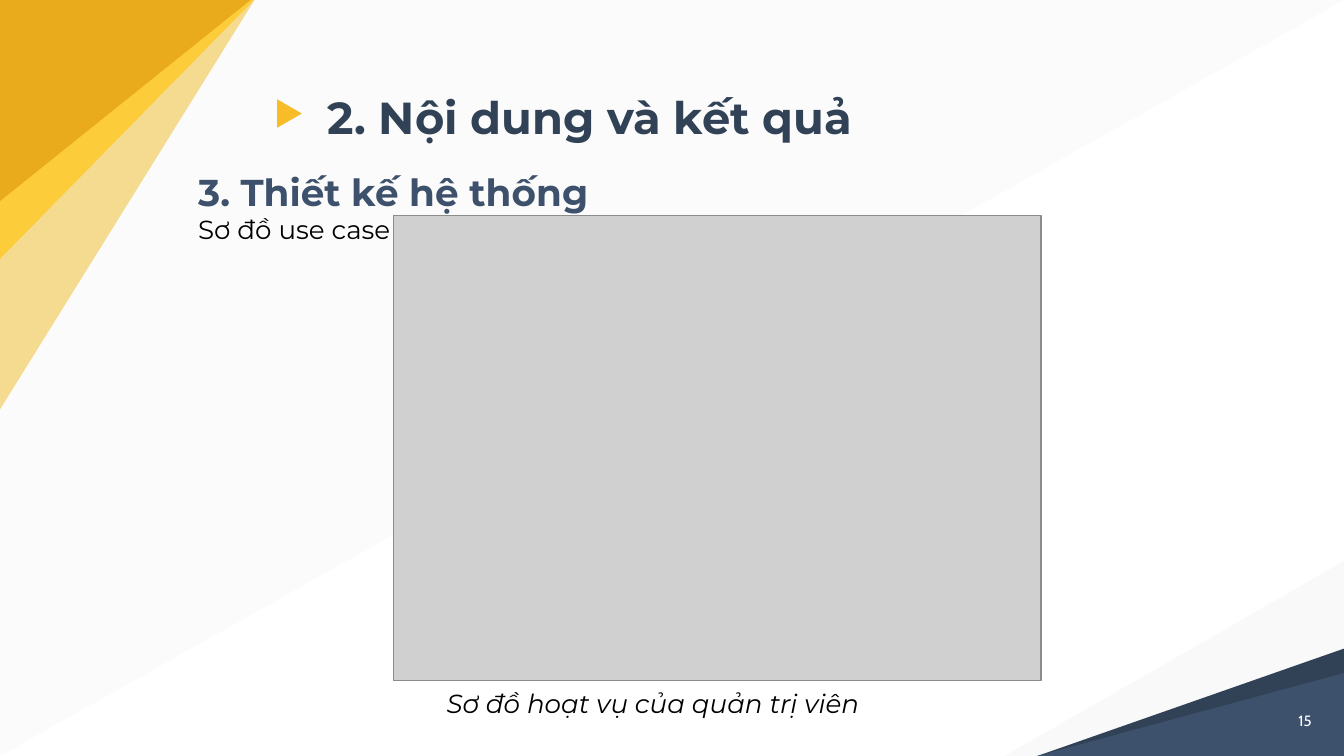
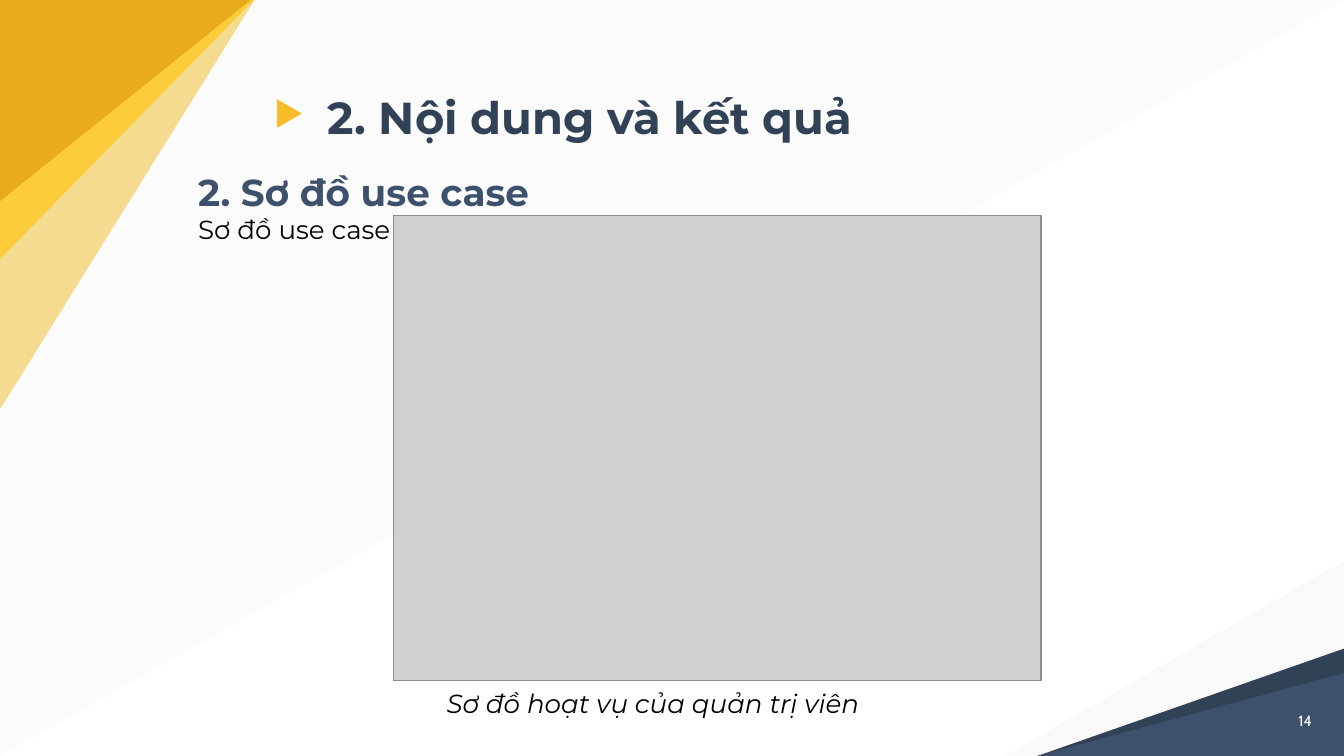
Before and after one commit to nghiale1/CongDongGiaSu, a slide deck: slide 14 of docs/thuyetTrinh_LeMinhNghia_B1605229.pptx (slide 15 before the commit). Drawn at 1344x756 pixels with LibreOffice and Linux fonts; fonts in the diff are those of the drawing; grey boxes stand for pictures. Boxes give left, top, right and bottom in pixels: in the first picture for what was removed or moved away, otherwise in the second. Text is boxed around its words. In the diff, an @@ line names an element or a change of style, - is before the commit and + after.

```diff
--- a/docs/thuyetTrinh_LeMinhNghia_B1605229.pptx
+++ b/docs/thuyetTrinh_LeMinhNghia_B1605229.pptx
@@ text at (198,175,529,216): text changed @@
-3. Thiết kế hệ thống
+2. Sơ đồ use case
@@ page number at (1298,715,1312,726): text changed @@
-15
+14
```
Also in this commit, not shown: 9 other slides changed, 1 slide removed, 2 other files.
